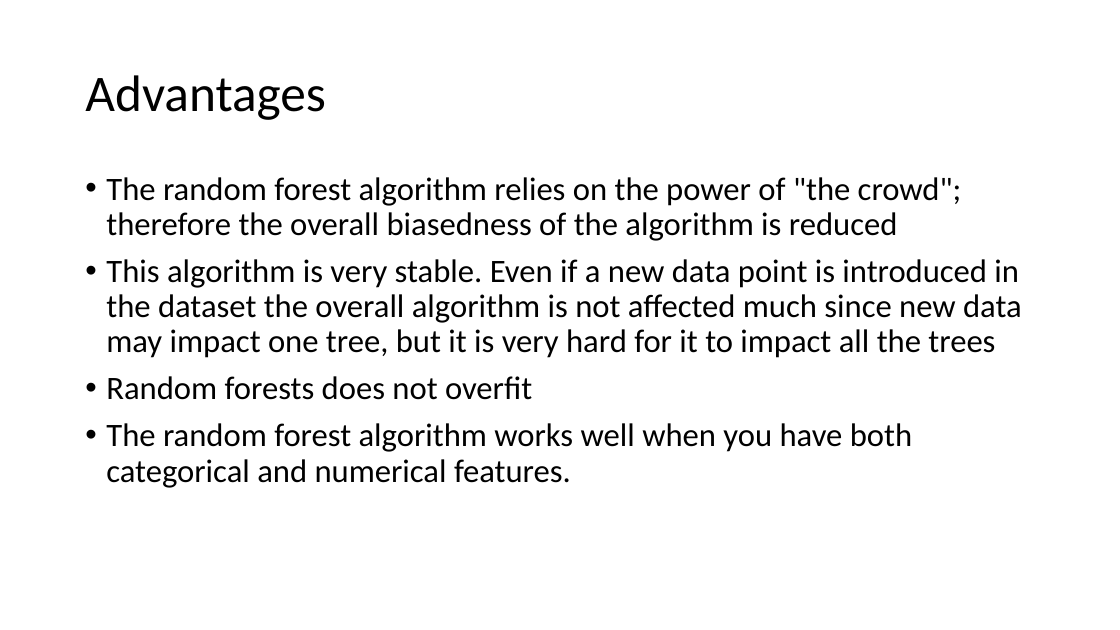
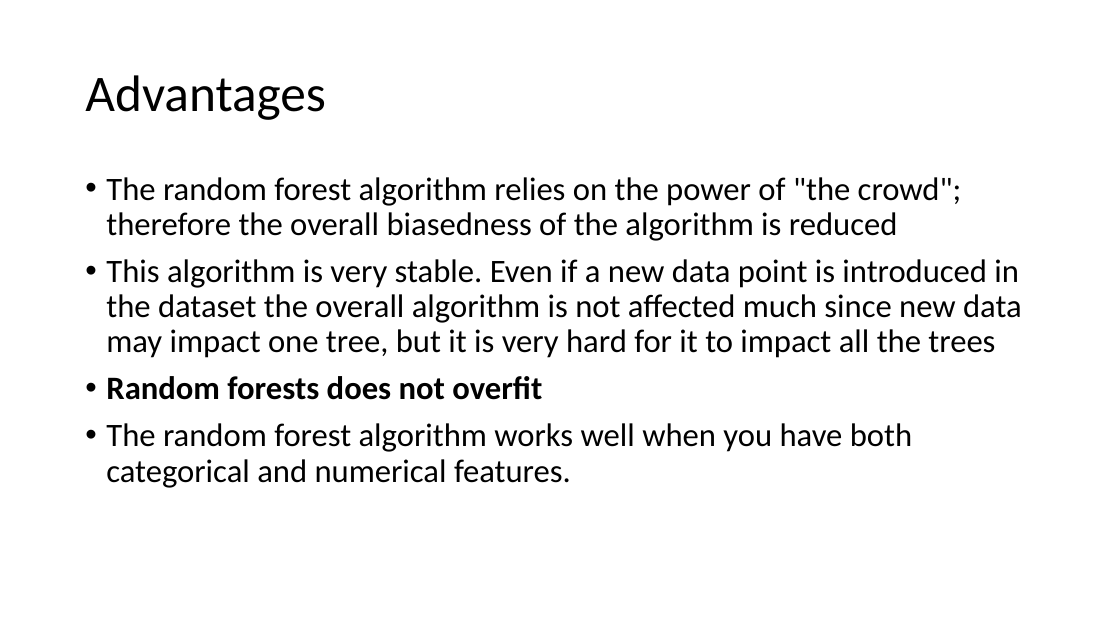
Before and after one commit to FranzGH/IoT_ML, a slide deck: slide 25 of Sklearn-UG.pptx (slide 24 before the commit). Drawn at 1120x630 pixels with LibreOffice and Linux fonts; fonts in the diff are those of the drawing. Boxes give left, top, right and bottom in pixels: in the first picture for what was removed or moved away, otherwise in the second. Text is boxed around its words. In the diff, an @@ line names an element or a change of style, - is before the commit and + after.

```diff
--- a/Sklearn-UG.pptx
+++ b/Sklearn-UG.pptx
@@ text at box(106, 376, 542, 400): bold on in "Random forests does not overfit" @@
```
Also in this commit, not shown: 7 other slides changed, 1 slide added, 6 other files.
